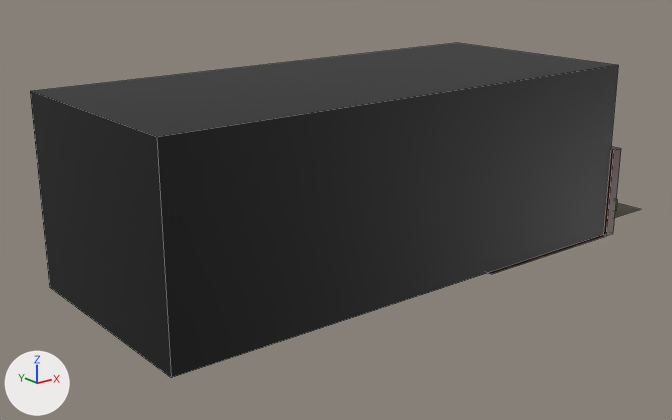
What one commit did to the Blender file assets/models/garden.blend.
Both versions are drawn from a 50 mm camera at (-124.8, -108.2, 52.0) aimed at (-35.3, 3.7, 7.2). The axes (+X, +Y, +Z) are drawn at lower left. The lights are the same throughout. Mesh edges are drawn as thin lines.

In view in the first picture: 'Wall'.
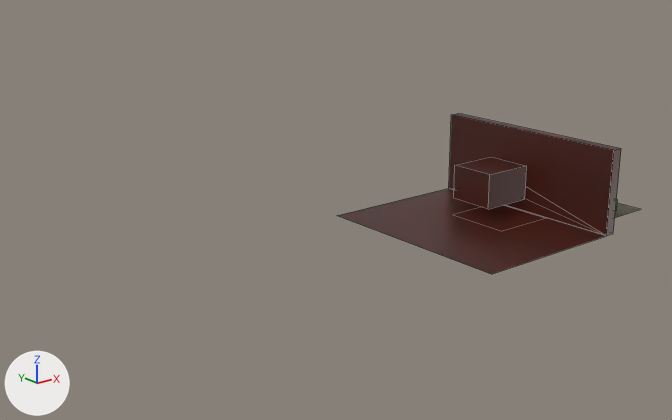
Commit message: Remove unused walls from garden blend file

Pixel boxes (x1, y1, x2, y2) of what changed, in the pictures (672 x 420 px):
'Wall', reshaped (52% narrower, 52% shorter)
    before: (30, 43, 621, 378)
    after: (337, 114, 621, 274)
part 1 of me_cube, deleted (black)
    before: (30, 43, 618, 378)

Diff of the bpy script that builds the scene:
```diff
--- a/assets/models/garden.blend.py
+++ b/assets/models/garden.blend.py
@@ me_cube @@
 me_cube.from_pydata(...)  # 55 vertices, 30 faces, 4 loose edges; spans x -13.0..1.3, y -3.2..3.2, z -1.0..104.8
 # used by ob_wall; location = (0.0, 0.0, 0.3); scale = (6.0, 6.0, 0.276)
 # verts and faces of me_cube; kept vertices keep their numbers, new ones are numbered from 55
 # before: 27 (1.0, -3.0, 104.8) at pixel (618, 65), 28 (1.0, -3.0, -0.8) at pixel (603, 234), 29 (1.0, 3.0, 104.8) at pixel (457, 42), 30 (1.0, 3.0, -0.8), 31 (-13.0, -3.0, 104.8) at pixel (156, 137)
 # before: 32 (-13.0, -3.0, -0.8) at pixel (171, 377), 33 (-13.0, 3.0, 104.8) at pixel (30, 91), 34 (-13.0, 3.0, -0.8) at pixel (49, 287), 35 (1.0, 1.0, 9.6), 36 (1.0, 1.0, 19.9)
 # before: 37 (1.0, 0.5, 9.6), 38 (1.0, 0.5, 19.9)
+# me_cube part 1
+delete_vertices([27, 29, *range(31, 35)])  # with the faces that use them
 me_cube.materials.append(mat_brick)
```
